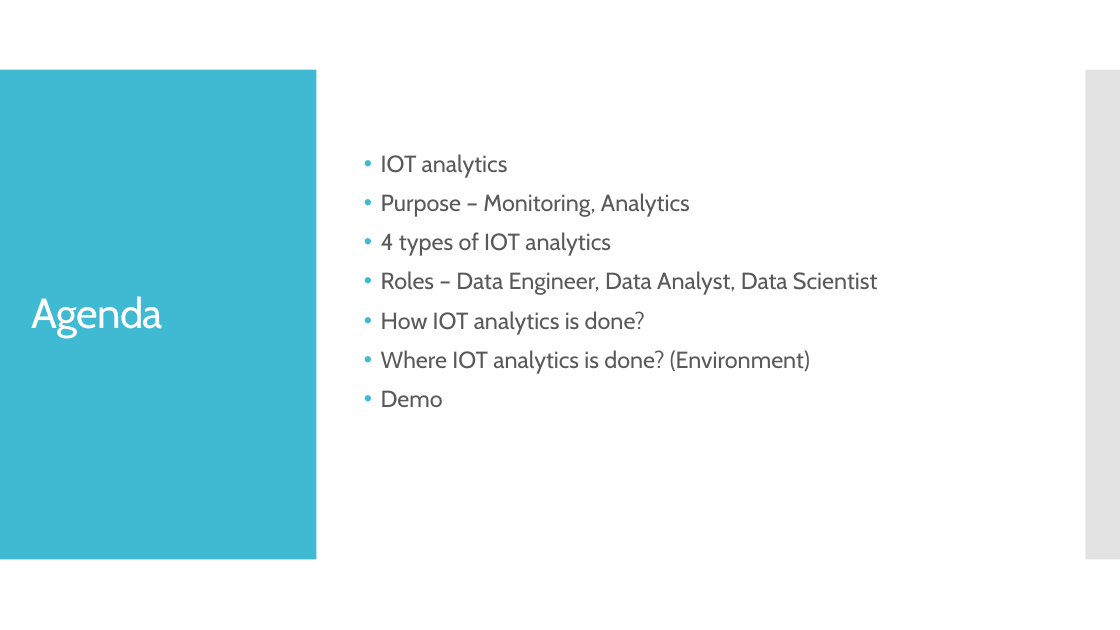
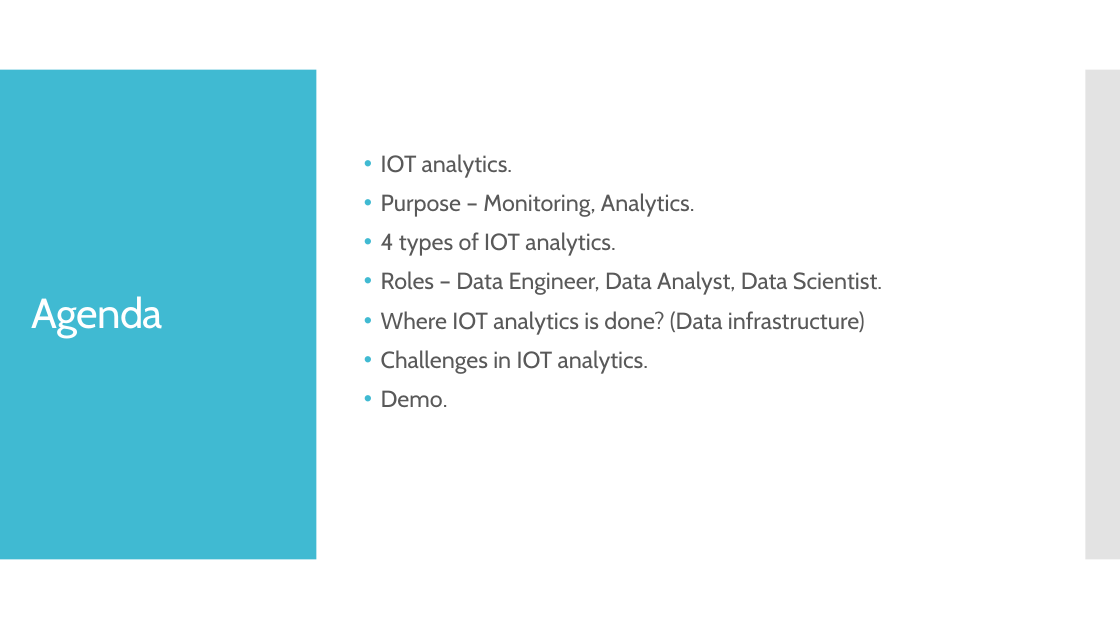
Before and after one commit to dinesarun/common, a slide deck: slide 4 of sessions/ChennaiAzureUserGroup/Databricks_IOT_Analytics/IOT-ML-Azure.pptx. Drawn at 1120x630 pixels with LibreOffice and Linux fonts; fonts in the diff are those of the drawing. Boxes give left, top, right and bottom in pixels: in the first picture for what was removed or moved away, otherwise in the second. Text is boxed around its words. In the diff, an @@ line names an element or a change of style, - is before the commit and + after.

Commit message:
Added slides

```diff
--- a/sessions/ChennaiAzureUserGroup/Databricks_IOT_Analytics/IOT-ML-Azure.pptx
+++ b/sessions/ChennaiAzureUserGroup/Databricks_IOT_Analytics/IOT-ML-Azure.pptx
@@ text at (381,154,882,407): text changed @@
-• IOT analytics
-• Purpose – Monitoring, Analytics
-• 4 types of IOT analytics
-• Roles – Data Engineer, Data Analyst, Data Scientist
-• How IOT analytics is done?
-• Where IOT analytics is done? (Environment)
-• Demo
+• IOT analytics.
+• Purpose – Monitoring, Analytics.
+• 4 types of IOT analytics.
+• Roles – Data Engineer, Data Analyst, Data Scientist.
+• Where IOT analytics is done? (Data infrastructure)
+• Challenges in IOT analytics.
+• Demo.
```
Also in this commit, not shown: 10 other slides changed, 10 slides added, 2 slides removed.
